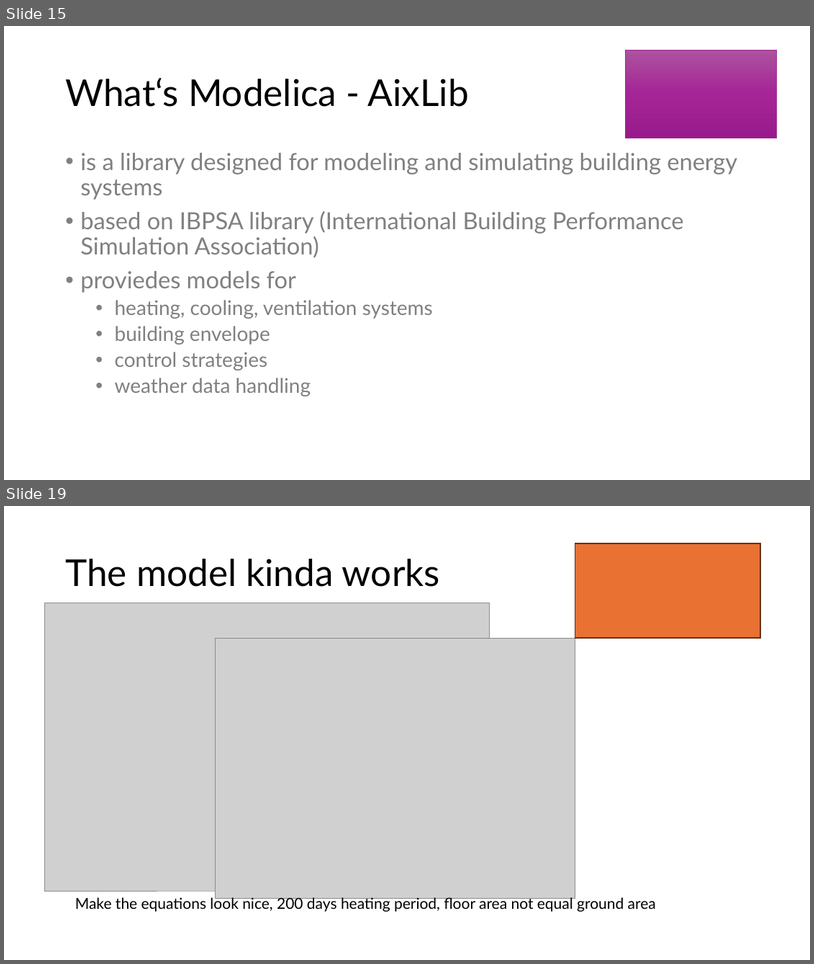
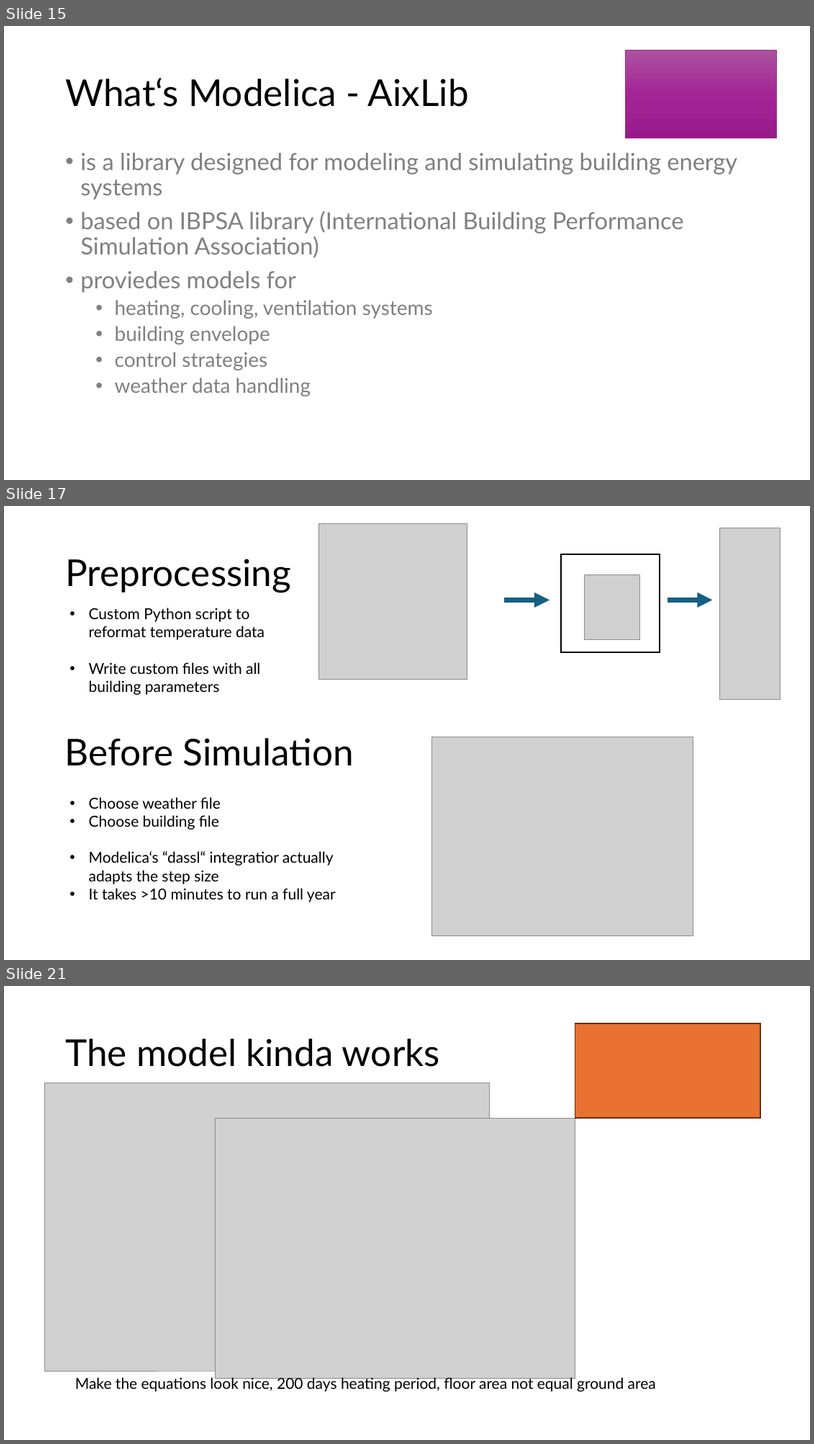
Before and after one commit to eyjomoin/Modeling-buildings-and-their-heating-systems, a slide deck: presentation/heat.pptx. Shown one above the other, each under a label of ours: slides 15 and 19 before the commit, slides 15, 17 and 21 after it; the slides between them are not shown. The pictures are 814x964 and 814x1444 pixels, drawn with LibreOffice and Linux fonts; fonts in the diff are those of the drawing; grey boxes stand for pictures. Boxes give left, top, right and bottom in pixels: in the first picture for what was removed or moved away, otherwise in the second. Text is boxed around its words. In the diff, an @@ line names an element or a change of style, - is before the commit and + after.

```diff
--- a/presentation/heat.pptx
+++ b/presentation/heat.pptx
@@ slide 17 added at <box>4,506,810,960</box>, background #FFFFFF @@
@@ picture added at <box>319,523,468,680</box> @@
@@ picture added at <box>720,528,781,700</box> @@
@@ title added at <box>65,559,291,592</box>, 44 pt, text #000000 @@
+Preprocessing
@@ rectangle added at <box>562,554,661,652</box>, outline #000000 1.5 pt @@
@@ picture added at <box>585,574,640,640</box> @@
@@ text added at <box>89,608,265,695</box>, 18 pt, text #000000 @@
+• Custom Python script to reformat temperature data
+• Write custom files with all building parameters
@@ arrow added from (505, 600) to (550, 600), #156082 6 pt @@
@@ arrow added from (668, 600) to (713, 600), #156082 6 pt @@
@@ text added at <box>65,738,353,766</box>, 44 pt, text #000000 @@
+Before Simulation
@@ picture added at <box>432,737,693,936</box> @@
@@ text added at <box>89,797,336,902</box>, 18 pt, text #000000 @@
+• Choose weather file
+• Choose building file
+• Modelica‘s “dassl“ integratior actually adapts the step size
+• It takes >10 minutes to run a full year
@@ what was slide 19 is now slide 21 @@
```
Also in this commit, not shown: 3 slides changed, 4 other slides added, 2 slides removed, 3 other files.
